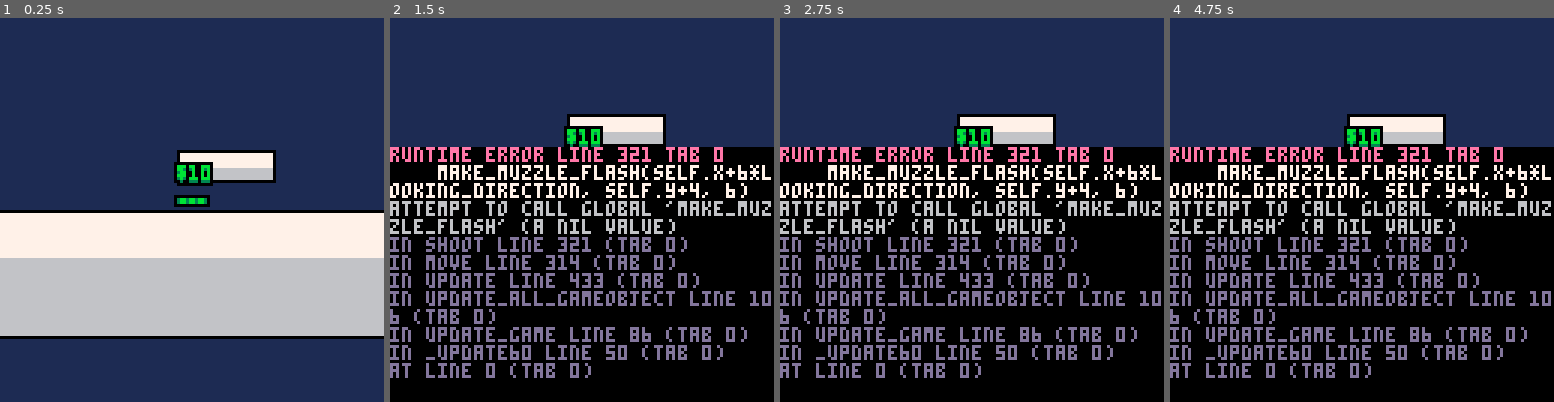
Above: before the commit, frames 1-4 (left to right).
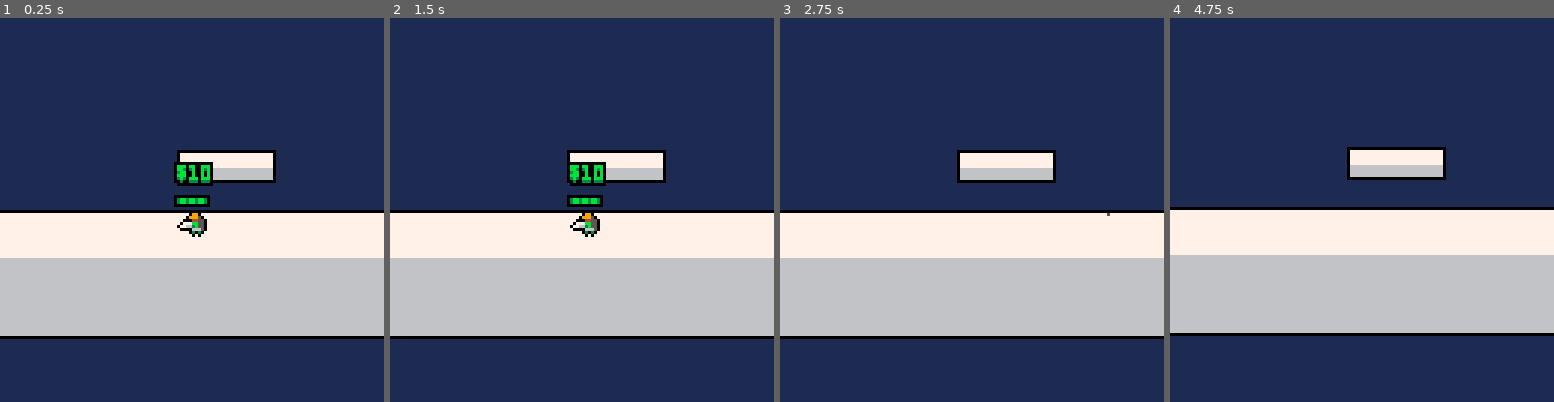
Above: after the commit, the same moments.

Repository: TThanushan/You_against_You
Game: PICO-8 cartridge you_against_you.p8
Same seed, same stepped clock (60 frames per second), same inputs: the game is played once before the commit and once after it.
Inputs:
- Up to frame 1 (0.25 s): no input
- Up to frame 2 (1.5 s): tap X (X key) at 0.33, 1.07 s; tap O (Z key) at 0.7 s
- Up to frame 3 (2.75 s): hold Right 1.6-2.1 s; tap O (Z key) at 1.7, 2.1, 2.5 s; tap X (X key) at 1.85 s; hold Up 2.15-2.42 s; hold Right from 2.47 s (still down)
- Up to frame 4 (4.75 s): tap O (Z key) every 0.4 s from 2.9 to 4.5 s; tap X (X key) at 2.97, 4.08 s; release Right at 3.03 s; hold Left 3.08-3.58 s; hold Right 4.02-4.68 s; hold Up from 4.73 s (still down)

The runs differ from the first frame. In frame 1, 0.3% of the frame differs, in the area x 46-54%, y 50-58%; in frame 2, 67%; in frame 3, 67%; in frame 4, 67%, in the area x 0-100%, y 25-100%.
Error before the commit: runtime error line 321 tab 0; make_muzzle_flash(self.x+6*looking_direction, self.y+4, 6); attempt to call global 'make_muzzle_flash' (a nil value)

Commit message:
the game can run

Diff:
--- a/you_against_you.p8
+++ b/you_against_you.p8
@@ -320,8 +320,6 @@
 		shoot = function(self, _x, _y)
 			if self.weapon_info.reload_time < time() then
 				local looking_direction = 1
-				if (self.look_to_left) looking_direction = -1
-				make_muzzle_flash(self.x+6*looking_direction, self.y+4, 6)
 				-- sfx(20 + flr(rnd(2)))
 				sfx(1)
 				sfx(15 + flr(rnd(3)))
@@ -569,6 +567,9 @@
 		get_tag = function(self)
 			return self.tag
 		end,
+		disable = function(self)
+			del(gameobjects, self)
+		end,
 		draw = function(self)
 		end,
 		update = function (self)
@@ -638,6 +639,22 @@
 		p.y+=p.dy
 	end
 end
+function dust_part(x, y, size, colarr, number)
+	number = number or 0
+	for i=0, number, 1 do
+		add_part(rnd(5)-rnd(5)+x, rnd(5)-rnd(5)+y, 1, rnd(size)+size-1, rnd(5)+35, (rnd(10)-rnd(10))/30, (rnd(10)-rnd(10))/30, colarr)
+	end
+end
+
+function hit_part(x, y, colarr)
+	add_part(rnd(5)-rnd(5)+x, rnd(5)-rnd(5)+y, 1, rnd(1)+4-1, rnd(5)+35, (rnd(10)-rnd(10))/30, (rnd(10)-rnd(10))/30, colarr)
+end
+
+function run_dust(x, y, _dir)
+ for i=0, rnd(6)+4 do
+  local p add_part(rnd(5)-rnd(5)+x, rnd(5)-rnd(5)+y, 1, rnd(4)+2 -1, rnd(5)+35, (-rnd(40)/60)*_dir, (-rnd(20))/60, {7,6,5})
+ end
+end
 
 -- ##spe_print
 function spe_print(text, x, y, col_in, col_out, bordercol)
Not shown, changed: 104 lines of the sprite sheet (__gfx__) section of you_against_you.p8
Not shown, changed: the sound effects (__sfx__) section of you_against_you.p8
